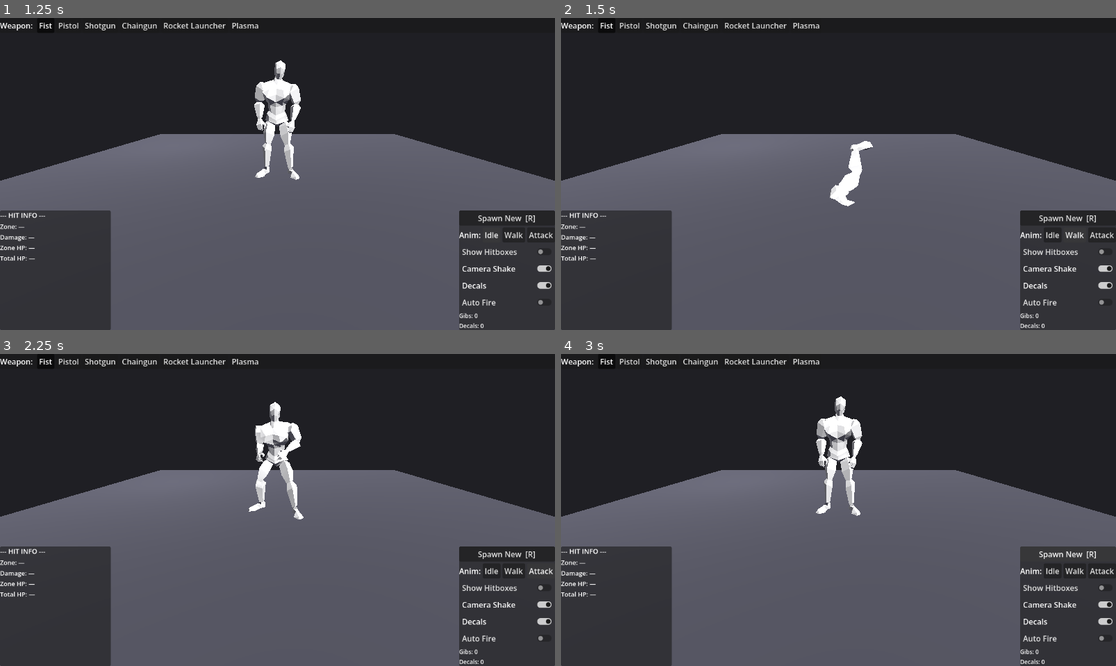
Above: before the commit, frames 1-4 (two rows, left to right).
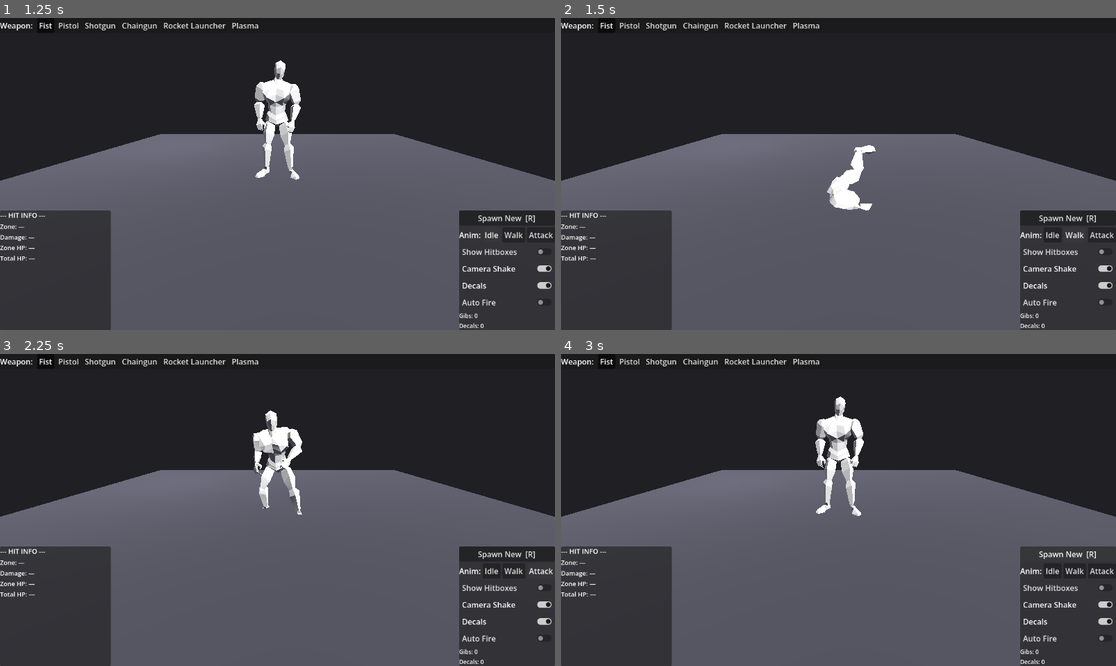
Above: after the commit, the same moments.

Repository: alexnox744-afk/gib-stand
Game: Godot game, scene res://scenes/TestStand.tscn
Two runs of this game, one before a commit and one after it. Both use one fixed random seed, a clock stepped at 60 frames per second and the inputs below.
Inputs:
- Up to frame 1 (1.25 s): click "Idle" at 0.5 s
- Up to frame 2 (1.5 s): click "Walk" at 1.25 s
- Up to frame 3 (2.25 s): click "Attack" at 2 s
- Up to frame 4 (3 s): click "Spawn New [R]" at 2.75 s

Frame 1 is identical in both runs. In frame 2, 0.5% of the frame differs, in the area x 47-57%, y 39-62%; in frame 3, 1.4%, in the area x 44-55%, y 15-54%; in frame 4, 0.4%.

Commit message:
Smooth animation transitions with blend time + idle after attack
Set AnimationPlayer.playback_default_blend_time to 0.2 so idle/walk/attack
crossfade instead of snapping. Attack isn't looped, so on animation_
finished the zombie blends back to idle (unless dead/ragdolled).

Co-Authored-By: Claude Opus 4.8 <noreply@anthropic.com>
Claude-Session: https://claude.ai/code/session_013JB6hRmxKWCMDvgayNmaPP

Diff:
--- a/scripts/Enemy.gd
+++ b/scripts/Enemy.gd
@@ -96,6 +96,10 @@
 	# Материал не трогаем — у зомби из Mixamo своя текстура (раньше бежевый
 	# skin_mat нужен был для безтекстурного Male.obj).
 	_anim_player = _find_animation_player(_glb_root)
+	if _anim_player != null:
+		# Кроссфейд между клипами — переходы idle/walk/attack плавные, без снэпа.
+		_anim_player.playback_default_blend_time = 0.2
+		_anim_player.animation_finished.connect(_on_anim_finished)
 	_resolve_animations()
 	_play_idle()
 
@@ -229,6 +233,11 @@
 	if not is_ragdoll and not health.is_dead:
 		_play_idle()
 
+# Незациклическая атака отыграла — плавно возвращаемся в стойку.
+func _on_anim_finished(anim_name: String) -> void:
+	if anim_name == _anim_attack and not is_ragdoll and not health.is_dead:
+		_play_idle()
+
 func _apply_material_recursive(node: Node, mat: StandardMaterial3D) -> void:
 	if node is MeshInstance3D:
 		(node as MeshInstance3D).material_override = mat
